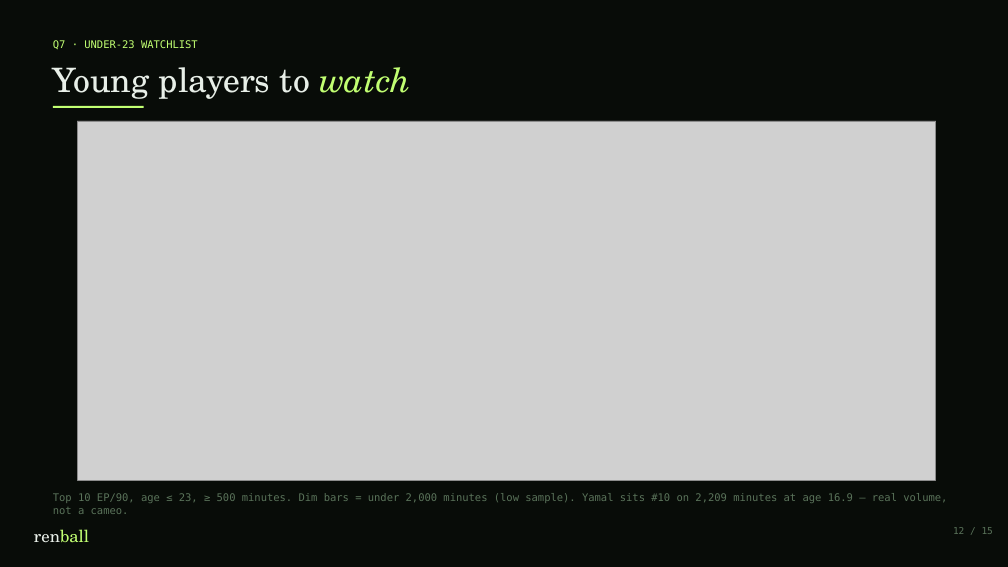
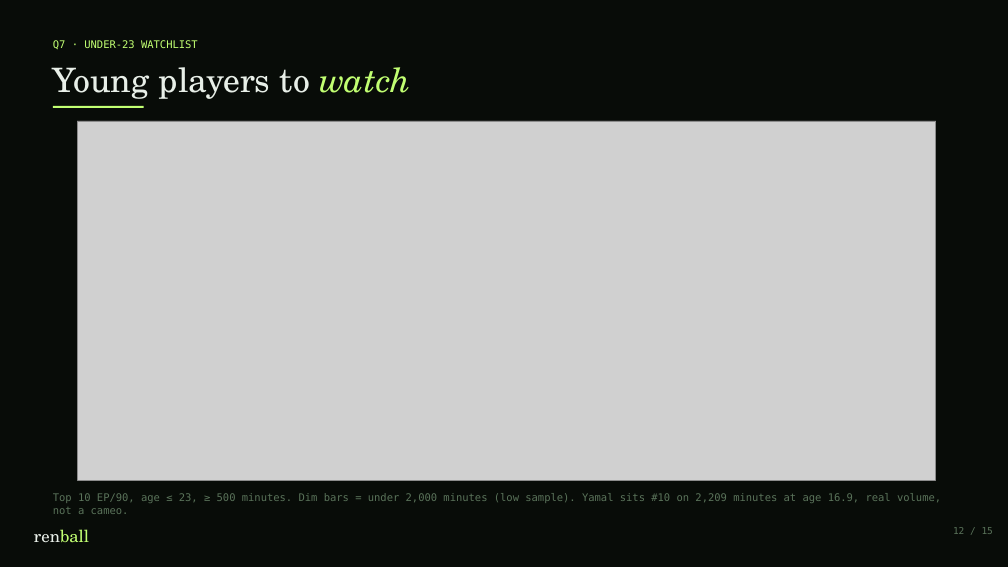
Before and after one commit to koeymenc/renball, a slide deck: slide 12 of projects/03-true-contributors/slides.pptx. Drawn at 1008x567 pixels with LibreOffice and Linux fonts; fonts in the diff are those of the drawing; grey boxes stand for pictures. Boxes give left, top, right and bottom in pixels: in the first picture for what was removed or moved away, otherwise in the second. Text is boxed around its words. In the diff, an @@ line names an element or a change of style, - is before the commit and + after.

```diff
--- a/projects/03-true-contributors/slides.pptx
+++ b/projects/03-true-contributors/slides.pptx
@@ text at <box>53,493,941,514</box>: text changed @@
-Top 10 EP/90, age ≤ 23, ≥ 500 minutes. Dim bars = under 2,000 minutes (low sample). Yamal sits #10 on 2,209 minutes at age 16.9 — real volume, not a cameo.
+Top 10 EP/90, age ≤ 23, ≥ 500 minutes. Dim bars = under 2,000 minutes (low sample). Yamal sits #10 on 2,209 minutes at age 16.9, real volume, not a cameo.
```
Also in this commit, not shown: 11 other slides changed, 17 other files.
